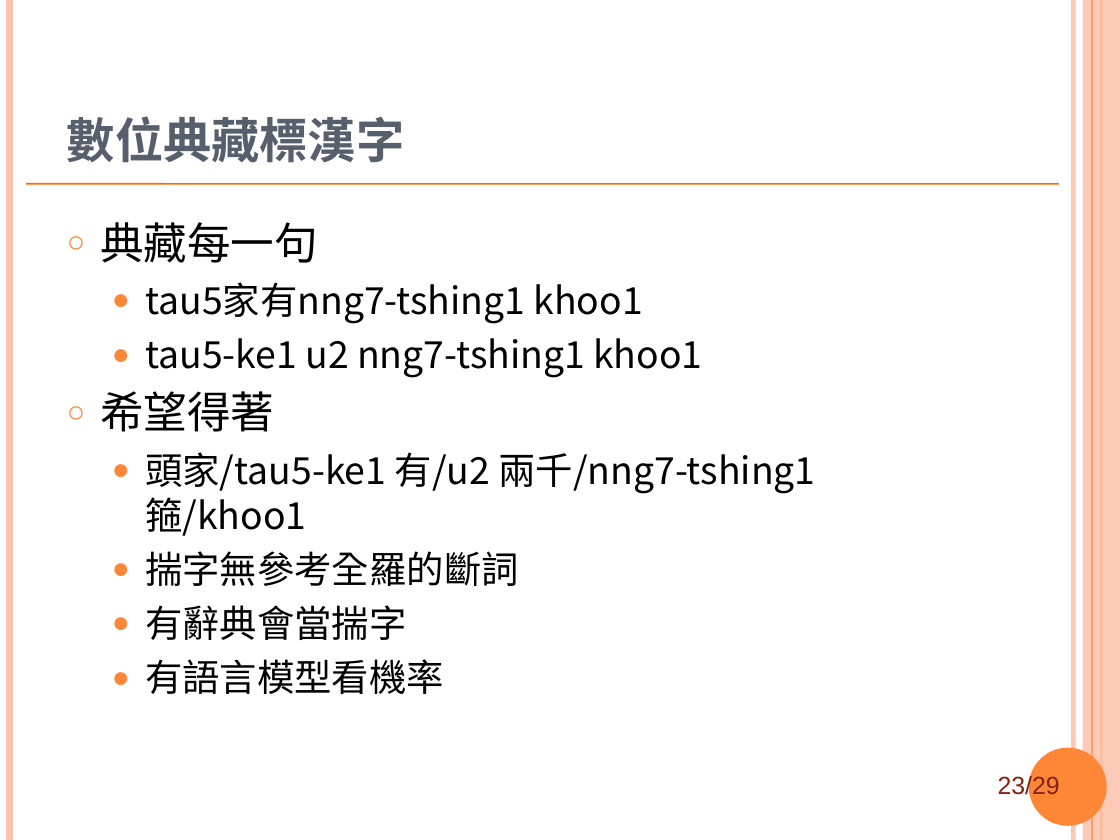
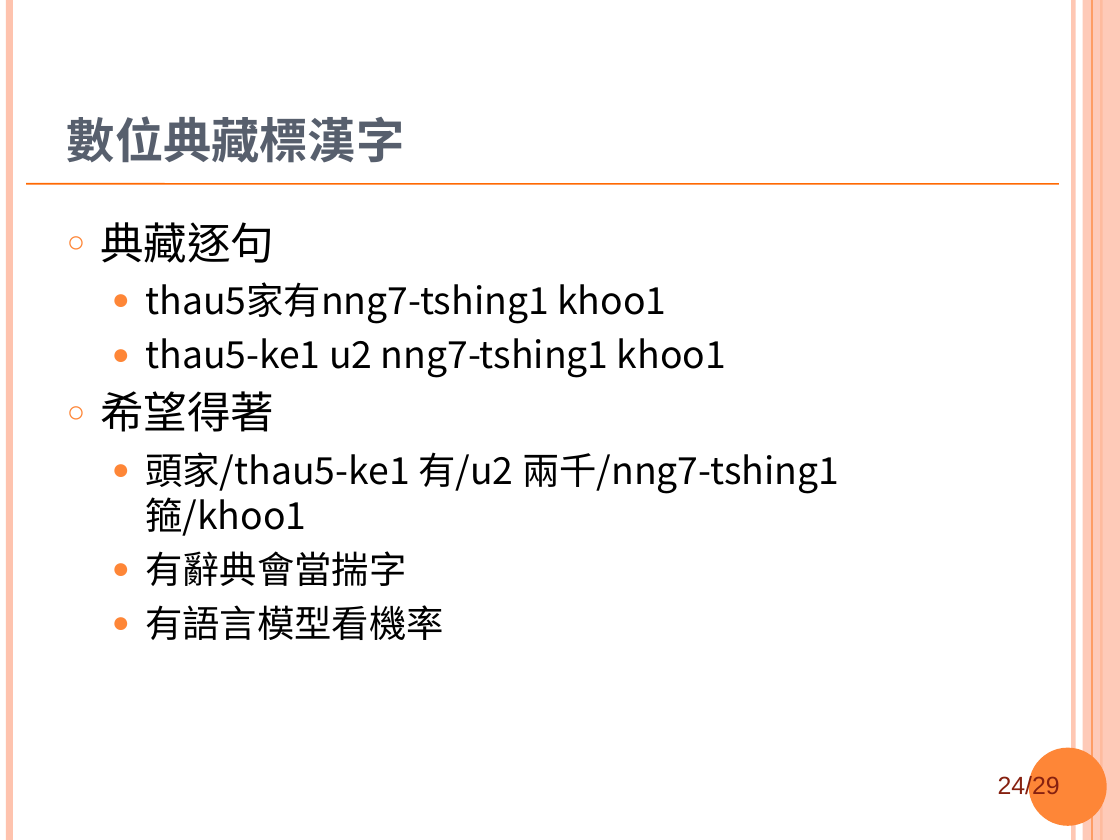
Before and after one commit to sih4sing5hong5/po3-ko3_tau5-iann2-phinn3, a slide deck: slide 24 of 翻譯報告.ppt (slide 23 before the commit). Drawn at 1120x840 pixels with LibreOffice and Linux fonts; fonts in the diff are those of the drawing; background and template pictures are left out. Boxes give left, top, right and bottom in pixels: in the first picture for what was removed or moved away, otherwise in the second. Text is boxed around its words. In the diff, an @@ line names an element or a change of style, - is before the commit and + after.

Commit message:
改斷詞標音的先後 丞宏

```diff
--- a/翻譯報告.ppt
+++ b/翻譯報告.ppt
@@ text at box(100, 222, 726, 378): text changed @@
-○ 典藏每一句
-  ● tau5家有nng7-tshing1 khoo1
-  ● tau5-ke1 u2 nng7-tshing1 khoo1
+○ 典藏逐句
+  ● thau5家有nng7-tshing1 khoo1
+  ● thau5-ke1 u2 nng7-tshing1 khoo1
@@ text at box(145, 452, 839, 536): text changed @@
-  ● 頭家/tau5-ke1 有/u2 兩千/nng7-tshing1 箍/khoo1
-  ● 揣字無參考全羅的斷詞
+  ● 頭家/thau5-ke1 有/u2 兩千/nng7-tshing1 箍/khoo1
@@ page number at box(998, 774, 1060, 800): text changed @@
-23/29
+24/29
```
Also in this commit, not shown: 6 other slides changed, 1 slide added.
